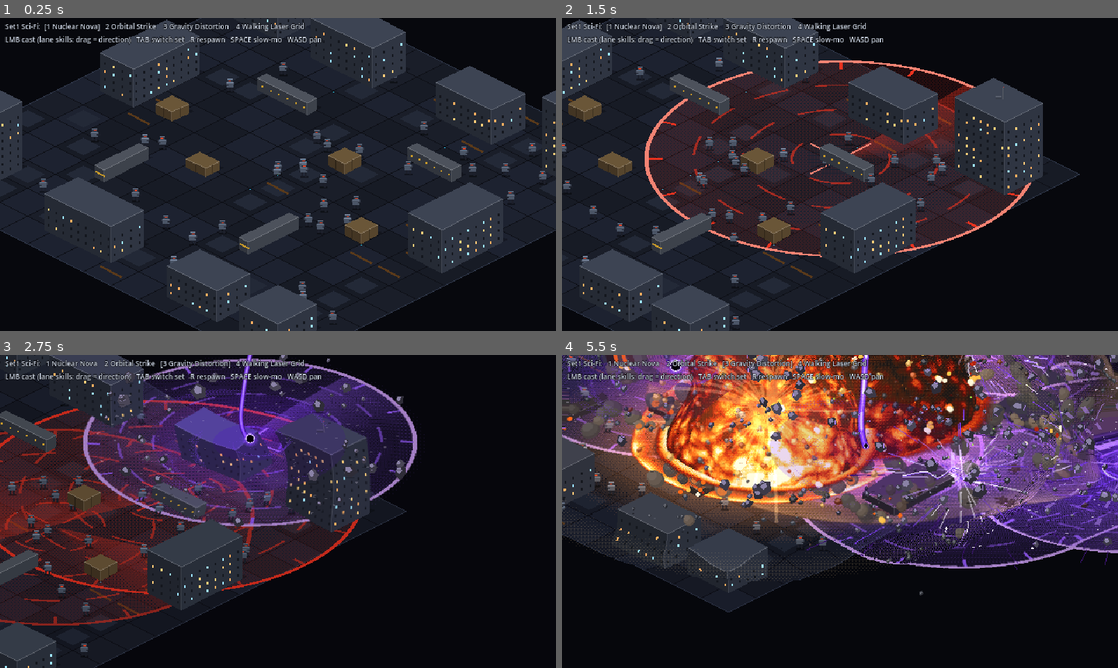
Above: before the commit, frames 1-4 (two rows, left to right).
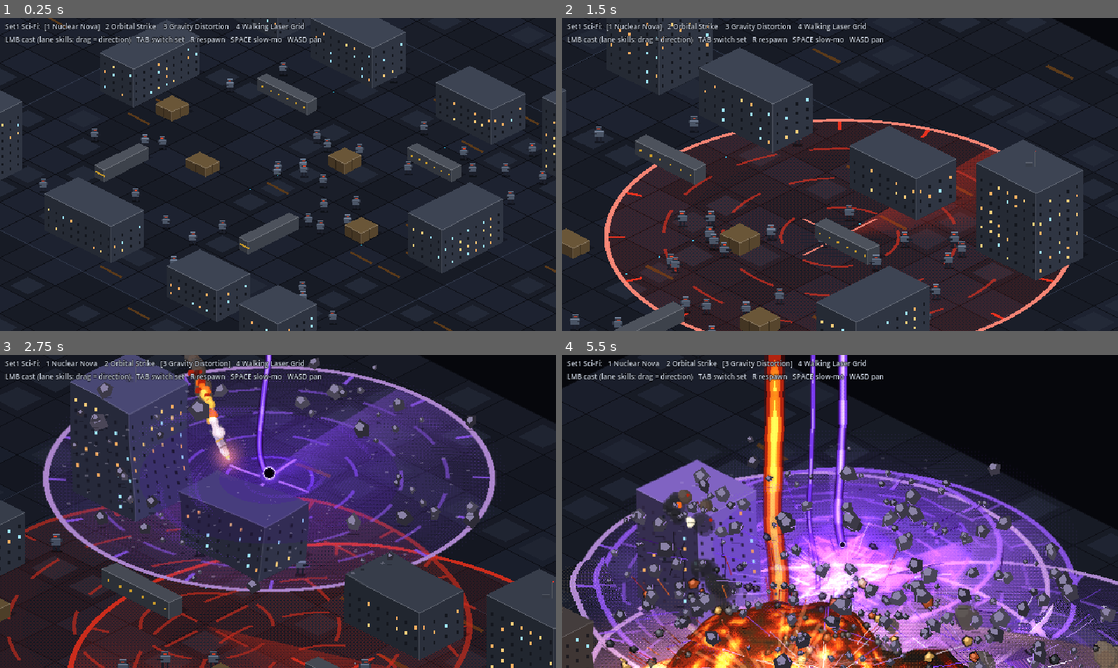
Above: after the commit, the same moments.

Repository: audoraemon/vfxProve
Game: Godot game, scene res://scenes/sandbox.tscn
Same seed, same stepped clock (60 frames per second), same inputs: the game is played once before the commit and once after it. Sound files missing from this copy of the repository are replaced by a short silence.
Inputs (mouse positions are in pixels of both pictures, inside the frame that each line leads up to):
- Up to frame 1 (0.25 s): no input
- Up to frame 2 (1.5 s): tap Enter at 0.5 s; move the mouse to (962, 158) at 0.52 s; hold D 0.53-1.25 s; tap 1 at 0.6 s; click (962, 158) at 0.67 s; tap Space at 0.77, 1.07 s; drag from (728, 190) to (812, 237) at 1.27 s
- Up to frame 3 (2.75 s): move the mouse to (333, 442) at 2.02 s; hold D from 2.03 s (still down); tap 3 at 2.1 s; click (333, 442) at 2.17 s
- Up to frame 4 (5.5 s): release D at 2.75 s; drag from (812, 574) to (673, 464) at 2.77 s; move the mouse to (1006, 558) at 3.52 s; hold A 3.53-4.25 s; tap 5 at 3.6 s; click (1006, 558) at 3.67 s; tap Space at 3.77, 4.07 s; drag from (673, 464) to (756, 433) at 4.27 s; move the mouse to (867, 511) at 5.02 s; hold S from 5.03 s (still down); tap 7 at 5.1 s; click (867, 511) at 5.17 s

The runs differ from the first frame. In frame 1, 13% of the frame differs, in the area x 0-100%, y 0-100%; in frame 2, 55%; in frame 3, 73%; in frame 4, 93%.

Commit message:
feat: shared look pass (glow, camera push-in, daylight map, lighter dim, chunk outlines)
Co-Authored-By: Claude Opus 5 <noreply@anthropic.com>

Diff:
--- /dev/null
+++ b/shaders/glow_post.gdshader
@@ -0,0 +1,33 @@
+// Screen-space glow: bright pixels bleed a soft halo onto their surroundings, like the painted concepts.
+// Samples blurred mip levels of the screen, keeps only what is brighter than `threshold`, and adds it
+// back dithered into a few steps so the halo stays pixel-art.
+shader_type canvas_item;
+render_mode blend_add;
+#include "res://shaders/common.gdshaderinc"
+
+uniform sampler2D screen_tex : hint_screen_texture, filter_linear_mipmap;
+uniform float threshold = 0.8;
+uniform float strength = 0.55;
+uniform float saturation_boost = 1.25;
+
+vec3 bright(vec3 c) {
+	float lum = max(c.r, max(c.g, c.b));
+	float k = max(lum - threshold, 0.0) / max(1.0 - threshold, 0.001);
+	return c * k;
+}
+
+void fragment() {
+	vec3 g = vec3(0.0);
+	g += bright(textureLod(screen_tex, SCREEN_UV, 1.0).rgb) * 0.35;
+	g += bright(textureLod(screen_tex, SCREEN_UV, 2.0).rgb) * 0.4;
+	g += bright(textureLod(screen_tex, SCREEN_UV, 3.0).rgb) * 0.45;
+	g += bright(textureLod(screen_tex, SCREEN_UV, 4.0).rgb) * 0.4;
+	float lum = dot(g, vec3(0.299, 0.587, 0.114));
+	g = mix(vec3(lum), g, saturation_boost);
+	g = max(g, vec3(0.0)) * strength;
+	// Quantize halo intensity with ordered dither so it reads as pixel steps, not a smooth blur.
+	float m = max(g.r, max(g.g, g.b));
+	if (m <= 0.004) discard;
+	float q = quant_d(clamp(m, 0.0, 1.0), 6.0, FRAGCOORD.xy);
+	COLOR = vec4(g / m * q, 1.0);
+}
--- a/src/core/impact.gd
+++ b/src/core/impact.gd
@@ -7,6 +7,8 @@
 
 ## User-chosen time scale (slow-mo toggle); hit-stop dips below it temporarily.
 var base_time_scale := 1.0
+## Scales every effect's darkening request (daylight maps dim far less).
+var dim_scale := 1.0
 
 var _post: ColorRect
 var _mat: ShaderMaterial
@@ -71,7 +73,7 @@
 
 ## Darken the world under the overhead effects toward `amount` (0..1) at `speed` per second.
 func dim(amount: float, speed := 1.5) -> void:
-	_dim_target = clampf(amount, 0.0, 0.9)
+	_dim_target = clampf(amount * dim_scale, 0.0, 0.9)
 	_dim_speed = speed
 
 
--- a/src/environment/structure.gd
+++ b/src/environment/structure.gd
@@ -16,7 +16,7 @@
 const COL_BANNER_HI := Color("2f5cc0")
 const COL_GOLD := Color("d8b23a")
 const COL_BEAM := Color("3a2a1e")
-const COL_ROOF := [Color("7a3a26"), Color("5e2c1e"), Color("4a2218")]
+const COL_ROOF := [Color("5a6a86"), Color("46546e"), Color("363f54")]
 const COL_FLAME := [Color("fff0b0"), Color("ffb040"), Color("ff6a1a")]
 const TORCH_LIGHT := Color(1.0, 0.55, 0.22)
 
@@ -228,7 +228,7 @@
 		Kind.CRATES:
 			return [Color("6a5638"), Color("56452d"), Color("433523")]
 		Kind.KEEP, Kind.CASTLE_WALL:
-			return [Color("625c55"), Color("524d47"), Color("403c37")]
+			return [Color("a4a2a0"), Color("86858a"), Color("6a6a74")]
 		Kind.HOUSE:
 			return [Color("7a3a26"), Color("a8987a"), Color("8a7c64")]
 		Kind.TORCH:
--- a/src/fx/pixel_particles.gd
+++ b/src/fx/pixel_particles.gd
@@ -204,5 +204,10 @@
 		var v := Vector2(cos(a), sin(a)) * rr
 		pts.append(at + v)
 		lit.append(at + v * 0.55 + Vector2(-0.6, -0.8) * sz * 0.3)
+	# Dark 1px outline first so chunks read as solid pixel-art rocks.
+	var outline := PackedVector2Array()
+	for q in pts:
+		outline.append(at + (q - at) + (q - at).normalized())
+	draw_colored_polygon(outline, Color(0.07, 0.06, 0.06, col.a))
 	draw_colored_polygon(pts, Color(col.darkened(0.3), col.a))
 	draw_colored_polygon(lit, Color(col.lightened(0.2), col.a))
--- a/src/sandbox/ground_tiles.gd
+++ b/src/sandbox/ground_tiles.gd
@@ -2,7 +2,9 @@
 ## Battlefield floor. Lives under the iso-basis GroundPlane, so it draws in ground units.
 ## Theme "scifi": metal deck panels. Theme "fantasy": worn stone flags with moss and dirt.
 
+## Ground extends past the play area so zoomed or panned views never show void.
 const HALF := 7
+const FILL := 13
 
 const COL_BASE := [Color("1a1e29"), Color("1d2230"), Color("171b25")]
 const COL_PANEL := Color("232937")
@@ -11,11 +13,13 @@
 const COL_LIGHT := Color("2fd0ff")
 const COL_WARN := Color("5a3a1a")
 
-const STONE := [Color("4a4540"), Color("524c45"), Color("433f3b"), Color("4f4a47"), Color("3e3a36")]
-const STONE_HI := Color("5e5850")
-const MORTAR := Color("2a2622")
-const MOSS := [Color("3a4a2a"), Color("334225")]
-const DIRT := [Color("4a3b2c"), Color("3f3226")]
+# Daylight courtyard: warm grey flagstones, green moss and grass, packed dirt.
+const STONE := [Color("8a8274"), Color("958c7d"), Color("7f786c"), Color("8f887c"), Color("777064")]
+const STONE_HI := Color("aaa190")
+const MORTAR := Color("4e4840")
+const MOSS := [Color("5c7a36"), Color("6d8c40")]
+const DIRT := [Color("7e6a50"), Color("6e5c44")]
+const GRASS := [Color("587a30"), Color("6a8e3a"), Color("4a6a2a")]
 
 var theme := "scifi":
 	set(value):
@@ -35,17 +39,17 @@
 
 
 func _draw_scifi() -> void:
-	for y in range(-HALF, HALF):
-		for x in range(-HALF, HALF):
+	for y in range(-FILL, FILL):
+		for x in range(-FILL, FILL):
 			var h := _hash(x, y)
 			draw_rect(Rect2(x, y, 1, 1), COL_BASE[h % 3])
 			if h % 4 == 0:
 				draw_rect(Rect2(x + 0.18, y + 0.18, 0.64, 0.64), COL_PANEL)
 			if h % 29 == 0:
 				draw_rect(Rect2(x + 0.1, y + 0.45, 0.8, 0.1), COL_WARN)
-	for i in range(-HALF, HALF + 1):
-		draw_line(Vector2(i, -HALF), Vector2(i, HALF), COL_SEAM, -1.0)
-		draw_line(Vector2(-HALF, i), Vector2(HALF, i), COL_SEAM, -1.0)
+	for i in range(-FILL, FILL + 1):
+		draw_line(Vector2(i, -FILL), Vector2(i, FILL), COL_SEAM, -1.0)
+		draw_line(Vector2(-FILL, i), Vector2(FILL, i), COL_SEAM, -1.0)
 	for y in range(-HALF, HALF):
 		for x in range(-HALF, HALF):
 			if _hash(x, y) % 17 == 0:
@@ -56,10 +60,10 @@
 ## Flagstones: each cell split into 2 or 3 irregular slabs, mortar gaps, worn highlights,
 ## moss creeping along seams and trampled dirt patches.
 func _draw_fantasy() -> void:
-	draw_rect(Rect2(-HALF, -HALF, HALF * 2, HALF * 2), MORTAR)
+	draw_rect(Rect2(-FILL, -FILL, FILL * 2, FILL * 2), MORTAR)
 	var gap := 0.045
-	for y in range(-HALF, HALF):
-		for x in range(-HALF, HALF):
+	for y in range(-FILL, FILL):
+		for x in range(-FILL, FILL):
 			var h := _hash(x, y)
 			var slabs: Array[Rect2] = []
 			match h % 3:
@@ -80,8 +84,8 @@
 				if (h + i) % 5 == 0:
 					draw_rect(Rect2(r.position + r.size * 0.3, Vector2(0.12, 0.08)), c.darkened(0.15))
 	# Moss and dirt patches, drawn as clusters of small squares so edges stay pixel-ragged.
-	for y in range(-HALF, HALF):
-		for x in range(-HALF, HALF):
+	for y in range(-FILL, FILL):
+		for x in range(-FILL, FILL):
 			var h := _hash(x * 3 + 11, y * 5 - 7)
 			if h % 9 == 0 or h % 13 == 0:
 				var pal: Array = MOSS if h % 9 == 0 else DIRT
@@ -89,4 +93,15 @@
 					var hk := _hash(x * 31 + k, y * 17 - k)
 					var p := Vector2(x + float(hk % 97) / 97.0, y + float((hk / 97) % 89) / 89.0)
 					draw_rect(Rect2(p, Vector2(0.14, 0.1)), pal[hk % 2])
-	draw_rect(Rect2(-HALF, -HALF, HALF * 2, HALF * 2), Color("5e5850"), false, -1.0)
+	# Grass verges outside the courtyard and tufts in the seams.
+	for y in range(-FILL, FILL):
+		for x in range(-FILL, FILL):
+			var outside := absi(x) >= HALF + 1 or absi(y) >= HALF + 1
+			var h := _hash(x * 7 - 3, y * 11 + 5)
+			if outside and h % 3 != 0:
+				draw_rect(Rect2(x, y, 1, 1), GRASS[h % 3])
+			var tufts := 10 if outside else (3 if h % 5 == 0 else 0)
+			for k in tufts:
+				var hk := _hash(x * 13 + k, y * 29 - k)
+				var p := Vector2(x + float(hk % 89) / 89.0, y + float((hk / 89) % 83) / 83.0)
+				draw_rect(Rect2(p, Vector2(0.06, 0.12)), GRASS[(hk + 1) % 3].lightened(0.12))
--- a/src/sandbox/sandbox.gd
+++ b/src/sandbox/sandbox.gd
@@ -2,23 +2,26 @@
 ## VFX sandbox: iso floor, dummy enemies, effect picker, capture and bench modes.
 
 ## Set 0: sci-fi city. Set 1: fantasy castle (KWAI). Tab switches set and rebuilds the map.
+## dim_scale: how strongly effects darken the world. zoom: camera push-in while a skill plays.
 const SETS := [
-	{"name": "Set1 Sci-Fi", "theme": "scifi", "clear": Color("07080d")},
-	{"name": "Set2 Fantasy", "theme": "fantasy", "clear": Color("0b0908")},
+	{"name": "Set1 Sci-Fi", "theme": "scifi", "clear": Color("07080d"), "dim_scale": 0.75, "zoom": 1.35},
+	{"name": "Set2 Fantasy", "theme": "fantasy", "clear": Color("2a2e24"), "dim_scale": 0.4, "zoom": 1.55},
 ]
+const FOCUS_IN := 0.45
+const FOCUS_OUT := 0.7
 ## `lane`: cast with a drag direction.
 const EFFECTS := [
-	{"set": 0, "key": "nova", "name": "Nuclear Nova", "path": "res://src/fx/nuclear_nova.gd"},
+	{"set": 0, "key": "nova", "name": "Nuclear Nova", "path": "res://src/fx/nuclear_nova.gd", "zoom": 1.2, "focus_up": -60.0},
 	{"set": 0, "key": "orbital", "name": "Orbital Strike", "path": "res://src/fx/orbital_strike.gd"},
 	{"set": 0, "key": "gravity", "name": "Gravity Distortion", "path": "res://src/fx/gravity_distortion.gd"},
-	{"set": 0, "key": "laser", "name": "Walking Laser Grid", "path": "res://src/fx/walking_laser_grid.gd", "lane": true},
-	{"set": 1, "key": "glacial", "name": "Glacial Cataclysm", "path": "res://src/fx/set2/glacial_cataclysm.gd"},
-	{"set": 1, "key": "heaven", "name": "Heaven Splitter", "path": "res://src/fx/set2/heaven_splitter.gd", "lane": true},
-	{"set": 1, "key": "cinder", "name": "Cinderfall Barrage", "path": "res://src/fx/set2/cinderfall_barrage.gd"},
-	{"set": 1, "key": "tsunami", "name": "Tsunami Breaker", "path": "res://src/fx/set2/tsunami_breaker.gd", "lane": true},
-	{"set": 1, "key": "tornado", "name": "Tornado Tempest", "path": "res://src/fx/set2/tornado_tempest.gd", "lane": true},
-	{"set": 1, "key": "judgement", "name": "Judgement of the Ancients", "path": "res://src/fx/set2/judgement_of_the_ancients.gd"},
-	{"set": 1, "key": "dragon", "name": "Dragonfire Parade", "path": "res://src/fx/set2/dragonfire_parade.gd", "lane": true},
+	{"set": 0, "key": "laser", "name": "Walking Laser Grid", "path": "res://src/fx/walking_laser_grid.gd", "lane": true, "focus_along": 5.0},
+	{"set": 1, "key": "glacial", "name": "Glacial Cataclysm", "path": "res://src/fx/set2/glacial_cataclysm.gd", "zoom": 1.3, "focus_up": -50.0},
+	{"set": 1, "key": "heaven", "name": "Heaven Splitter", "path": "res://src/fx/set2/heaven_splitter.gd", "lane": true, "focus_along": 0.0, "zoom": 1.25},
+	{"set": 1, "key": "cinder", "name": "Cinderfall Barrage", "path": "res://src/fx/set2/cinderfall_barrage.gd", "zoom": 1.25, "focus_up": -50.0},
+	{"set": 1, "key": "tsunami", "name": "Tsunami Breaker", "path": "res://src/fx/set2/tsunami_breaker.gd", "lane": true, "focus_along": 5.0, "focus_up": -30.0, "zoom": 1.0},
+	{"set": 1, "key": "tornado", "name": "Tornado Tempest", "path": "res://src/fx/set2/tornado_tempest.gd", "lane": true, "focus_along": 4.0, "focus_up": -60.0, "zoom": 1.0},
+	{"set": 1, "key": "judgement", "name": "Judgement of the Ancients", "path": "res://src/fx/set2/judgement_of_the_ancients.gd", "focus_up": -60.0, "zoom": 1.35},
+	{"set": 1, "key": "dragon", "name": "Dragonfire Parade", "path": "res://src/fx/set2/dragonfire_parade.gd", "lane": true, "focus_along": 1.5, "focus_up": -70.0, "zoom": 1.4},
 ]
 
 ## Capture moments per effect (seconds from cast).
@@ -55,6 +58,10 @@
 var _press_ground := Vector2.ZERO
 var _pressing := false
 var _rng := RandomNumberGenerator.new()
+var _glow: ColorRect
+var _active_fx: Array[FxTimeline] = []
+var _home_position := Vector2.ZERO
+var _camera_tween: Tween
 
 
 func _ready() -> void:
@@ -178,6 +185,18 @@
 	_hud.add_theme_constant_override("outline_size", 2)
 	hud_layer.add_child(_hud)
 
+	# Glow sits above the world and effects, below the impact post and flash.
+	var glow_layer := CanvasLayer.new()
+	glow_layer.layer = 2
+	add_child(glow_layer)
+	_glow = ColorRect.new()
+	_glow.mouse_filter = Control.MOUSE_FILTER_IGNORE
+	_glow.set_anchors_preset(Control.PRESET_FULL_RECT)
+	var glow_mat := ShaderMaterial.new()
+	glow_mat.shader = preload("res://shaders/glow_post.gdshader")
+	_glow.material = glow_mat
+	glow_layer.add_child(_glow)
+
 	var post_layer := CanvasLayer.new()
 	post_layer.layer = 3
 	add_child(post_layer)
@@ -229,7 +248,12 @@
 	RenderingServer.set_default_clear_color(SETS[set_index].clear)
 	_tiles.theme = theme
 	_field.look = DummyEnemy.Look.ORC if theme == "fantasy" else DummyEnemy.Look.TROOPER
+	ctx.impact.dim_scale = SETS[set_index].dim_scale
 	ctx.impact.dim(0.0, 100.0)
+	_active_fx.clear()
+	if _camera_tween:
+		_camera_tween.kill()
+	_camera.zoom = Vector2.ONE
 	for layer in [ctx.overhead_back, ctx.overhead, ctx.distort]:
 		for c in layer.get_children():
 			c.queue_free()
@@ -252,7 +276,38 @@
 	if not ResourceLoader.exists(entry.path):
 		push_warning("Effect not built yet: %s" % entry.name)
 		return null
-	return FxTimeline.cast(load(entry.path), ctx, ground, extra)
+	var fx := FxTimeline.cast(load(entry.path), ctx, ground, extra)
+	_focus_camera(entry, fx, ground, extra)
+	return fx
+
+
+## Push the camera in toward the skill while it plays, like the concept panels; ease back when the last one ends.
+func _focus_camera(entry: Dictionary, fx: FxTimeline, ground: Vector2, extra: Dictionary) -> void:
+	if _active_fx.is_empty():
+		_home_position = _camera.position
+	_active_fx.append(fx)
+	fx.tree_exited.connect(_on_fx_done.bind(fx))
+	var focus := ground
+	if entry.get("lane", false):
+		focus += (extra.get("dir", Vector2(1, 0)) as Vector2).normalized() * float(entry.get("focus_along", 4.0))
+	var target := Iso.ground_to_screen(focus) + Vector2(0, float(entry.get("focus_up", -40.0)))
+	var zoom: float = entry.get("zoom", SETS[set_index].zoom)
+	if _camera_tween:
+		_camera_tween.kill()
+	_camera_tween = create_tween().set_parallel()
+	_camera_tween.tween_property(_camera, "position", target.round(), FOCUS_IN).set_trans(Tween.TRANS_CUBIC).set_ease(Tween.EASE_OUT)
+	_camera_tween.tween_property(_camera, "zoom", Vector2.ONE * zoom, FOCUS_IN).set_trans(Tween.TRANS_CUBIC).set_ease(Tween.EASE_OUT)
+
+
+func _on_fx_done(fx: FxTimeline) -> void:
+	_active_fx.erase(fx)
+	if not _active_fx.is_empty() or not is_inside_tree():
+		return
+	if _camera_tween:
+		_camera_tween.kill()
+	_camera_tween = create_tween().set_parallel()
+	_camera_tween.tween_property(_camera, "position", _home_position, FOCUS_OUT).set_trans(Tween.TRANS_SINE).set_ease(Tween.EASE_IN_OUT)
+	_camera_tween.tween_property(_camera, "zoom", Vector2.ONE, FOCUS_OUT).set_trans(Tween.TRANS_SINE).set_ease(Tween.EASE_IN_OUT)
 
 
 func _mouse_ground() -> Vector2:
Not shown, added: shaders/glow_post.gdshader.uid
Not shown, changed: README.md
